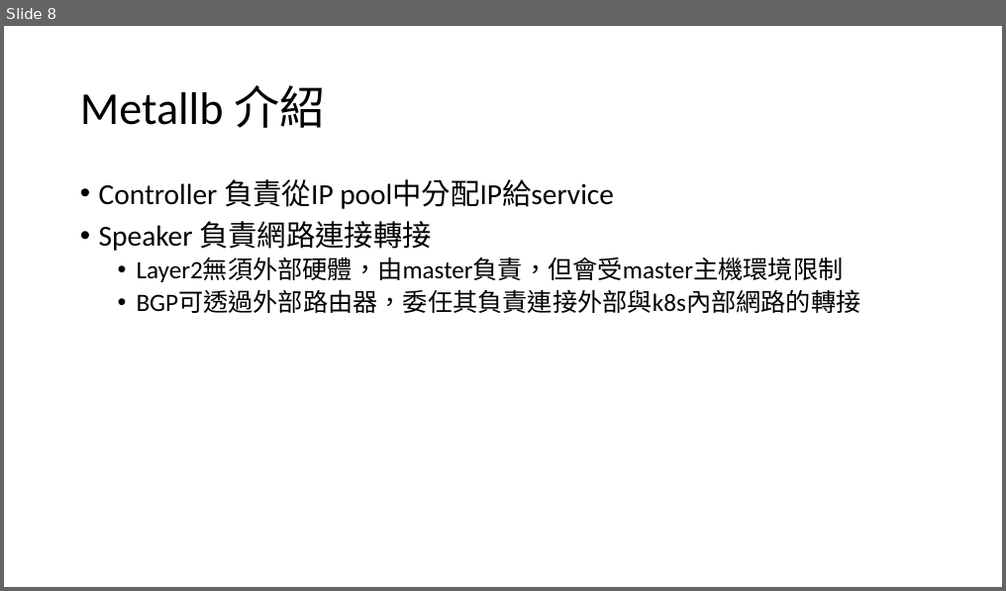
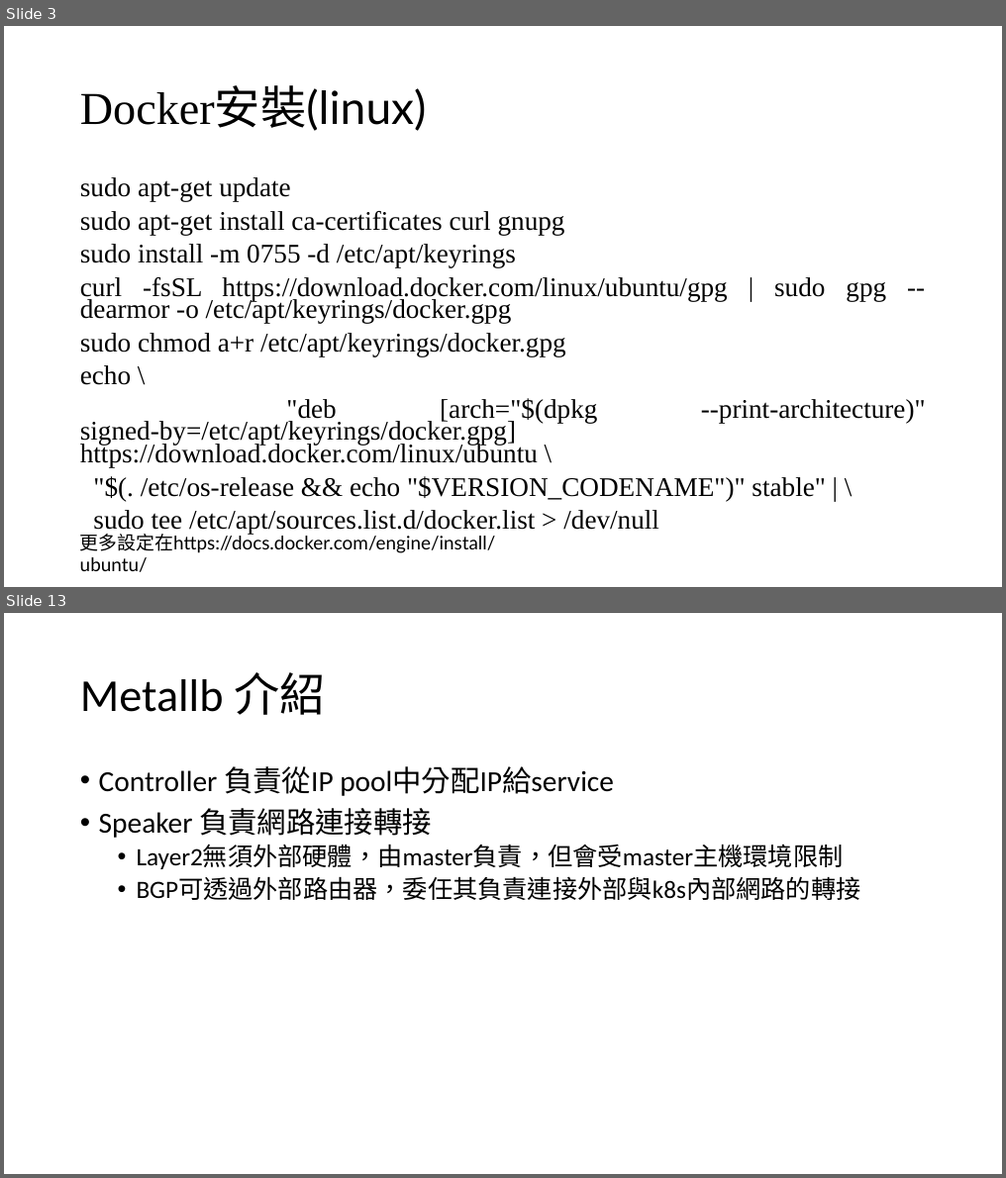
Before and after one commit to 0yukali0/k8sInkind, a slide deck: 110雲端運算研一k8s體驗.pptx. Shown one above the other, each under a label of ours: slide 8 before the commit, slides 3 and 13 after it; the slides between them are not shown. The pictures are 1006x591 and 1006x1178 pixels, drawn with LibreOffice and Linux fonts; fonts in the diff are those of the drawing. Boxes give left, top, right and bottom in pixels: in the first picture for what was removed or moved away, otherwise in the second. Text is boxed around its words. In the diff, an @@ line names an element or a change of style, - is before the commit and + after.

```diff
--- a/110雲端運算研一k8s體驗.pptx
+++ b/110雲端運算研一k8s體驗.pptx
@@ slide 3 added at [4,26,1002,587], background #FFFFFF @@
@@ title added at [80,89,427,131], 44 pt, text #000000 @@
+Docker安裝(linux)
@@ text added at [80,177,926,534], 25.9 pt, text #000000 @@
+sudo apt-get update
+sudo apt-get install ca-certificates curl gnupg
+sudo install -m 0755 -d /etc/apt/keyrings
+curl -fsSL https://download.docker.com/linux/ubuntu/gpg | sudo gpg --dearmor -o /etc/apt/keyrings/docker.gpg
+sudo chmod a+r /etc/apt/keyrings/docker.gpg
+echo \
+"deb [arch="$(dpkg --print-architecture)" signed-by=/etc/apt/keyrings/docker.gpg] https://download.docker.com/linux/ubuntu \
+"$(. /etc/os-release && echo "$VERSION_CODENAME")" stable" | \
+sudo tee /etc/apt/sources.list.d/docker.list > /dev/null
@@ text added at [80,530,496,554], 18 pt, text #000000 @@
+更多設定在https://docs.docker.com/engine/install/ubuntu/
@@ what was slide 8 is now slide 13 @@
```
Also in this commit, not shown: 5 slides changed, 15 other slides added, 6 slides removed, 11 other files.
